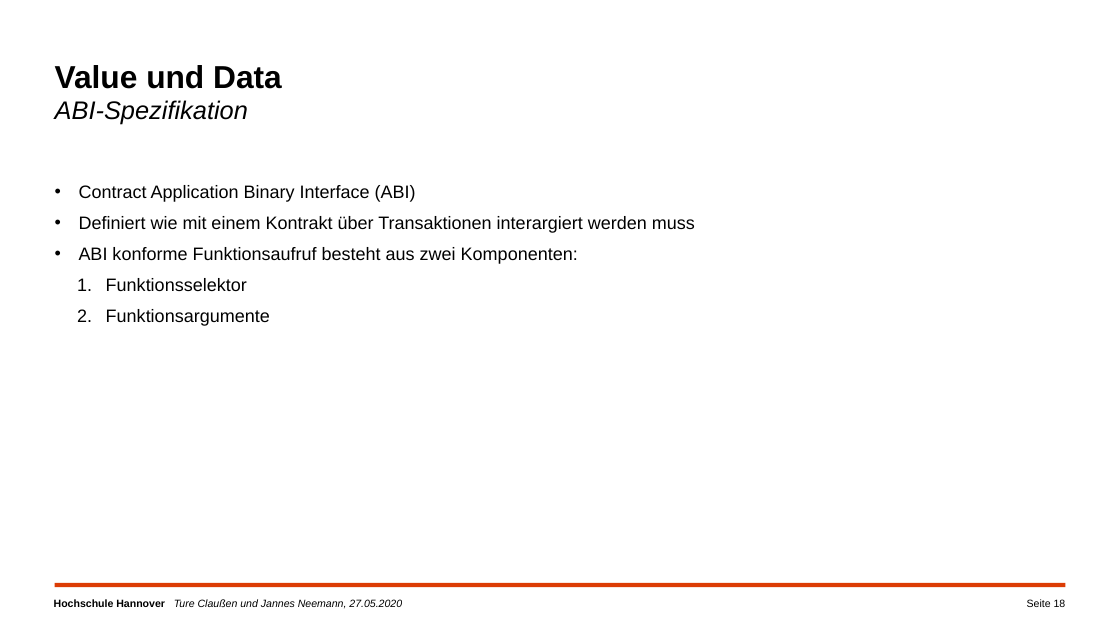
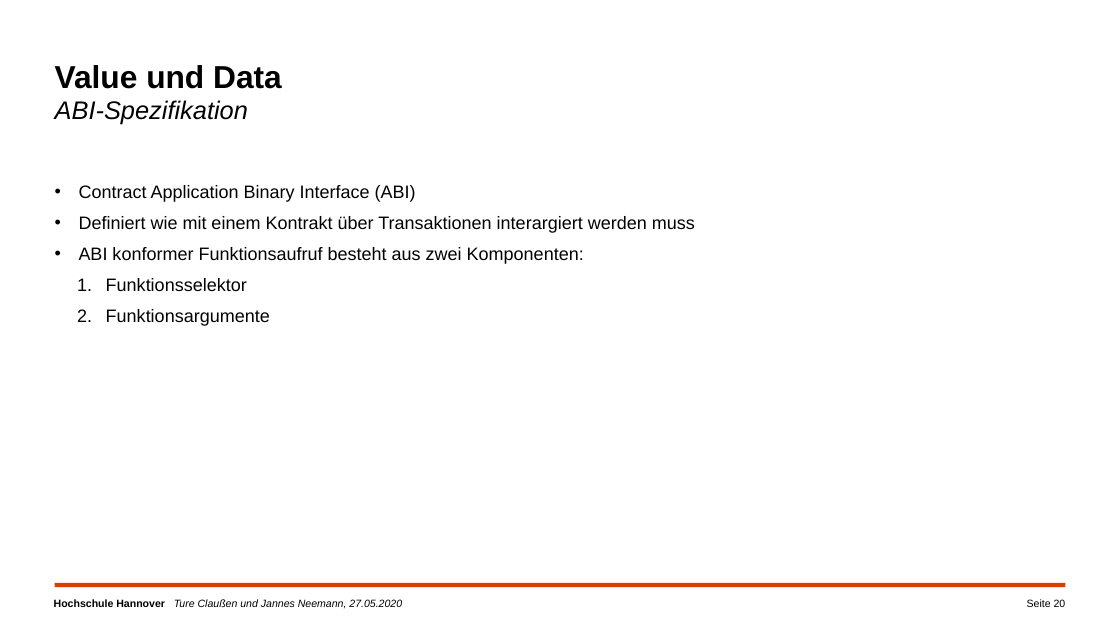
Before and after one commit to campfireman/SEM-ethereum-transactions, a slide deck: slide 20 of Ethereum_Präsentation_Jannes/Ethereum-Transaktionen.pptx (slide 18 before the commit). Drawn at 1120x630 pixels with LibreOffice and Linux fonts; fonts in the diff are those of the drawing; background and template pictures are left out. Boxes give left, top, right and bottom in pixels: in the first picture for what was removed or moved away, otherwise in the second. Text is boxed around its words. In the diff, an @@ line names an element or a change of style, - is before the commit and + after.

```diff
--- a/Ethereum_Präsentation_Jannes/Ethereum-Transaktionen.pptx
+++ b/Ethereum_Präsentation_Jannes/Ethereum-Transaktionen.pptx
@@ text at [79, 247, 584, 264]: text changed @@
-• ABI konforme Funktionsaufruf besteht aus zwei Komponenten:
+• ABI konformer Funktionsaufruf besteht aus zwei Komponenten:
@@ page number at [1027, 599, 1066, 607]: text changed @@
-Seite 18
+Seite 20
```
Also in this commit, not shown: 10 other slides changed, 2 slides added, 1 other file.
